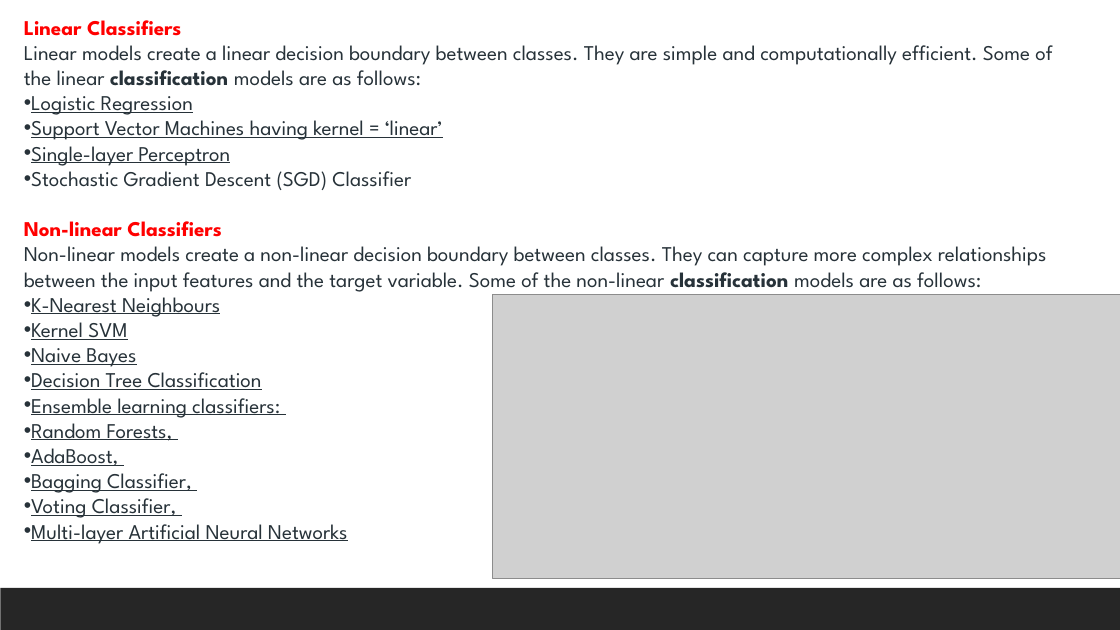
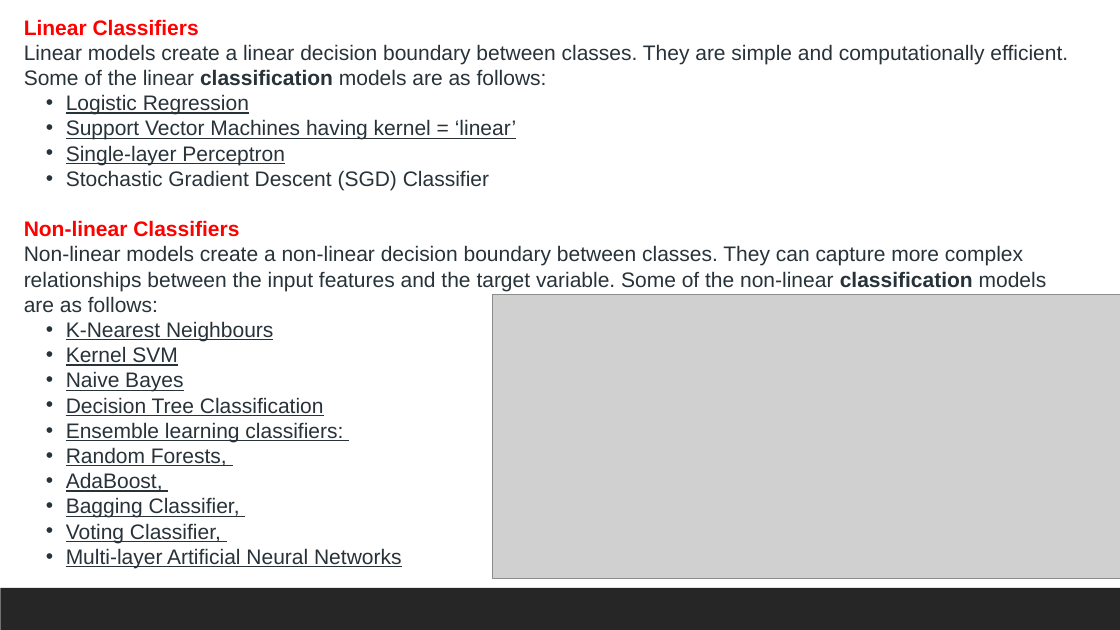
Before and after one commit to shahil04/ds_materials, a slide deck: slide 5 of 8.0_Machine Learning/ml_class/ml_class_notes/class_3_Logistic_regression_class.pptx (slide 10 before the commit). Drawn at 1120x630 pixels with LibreOffice and Linux fonts; fonts in the diff are those of the drawing; grey boxes stand for pictures. Boxes give left, top, right and bottom in pixels: in the first picture for what was removed or moved away, otherwise in the second. Text is boxed around its words. In the diff, an @@ line names an element or a change of style, - is before the commit and + after.

```diff
--- a/8.0_Machine Learning/ml_class/ml_class_notes/class_3_Logistic_regression_class.pptx
+++ b/8.0_Machine Learning/ml_class/ml_class_notes/class_3_Logistic_regression_class.pptx
@@ text "Linear Classifiers" at <box>24,19,1068,568</box>: font League Spartan to Arial; list level 1 to 2 in "Logistic Regression"; list level 1 to 2 in "Support Vector Machines having kernel ..."; list level 1 to 2 in "Single-layer Perceptron"; list level 1 to 2 in "Stochastic Gradient Descent (SGD) Classifier"; list level 1 to 2 in "K-Nearest Neighbours"; list level 1 to 2 in "Kernel SVM"; list level 1 to 2 in "Naive Bayes"; list level 1 to 2 in "Decision Tree Classification"; list level 1 to 2 in "Ensemble learning classifiers:"; list level 1 to 2 in "Random Forests,"; list level 1 to 2 in "AdaBoost,"; list level 1 to 2 in "Bagging Classifier,"; list level 1 to 2 in "Voting Classifier,"; list level 1 to 2 in "Multi-layer Artificial Neural Networks" @@
```
Also in this commit, not shown: 8 other slides changed, 11 slides added, 5 slides removed, 21 other files.
